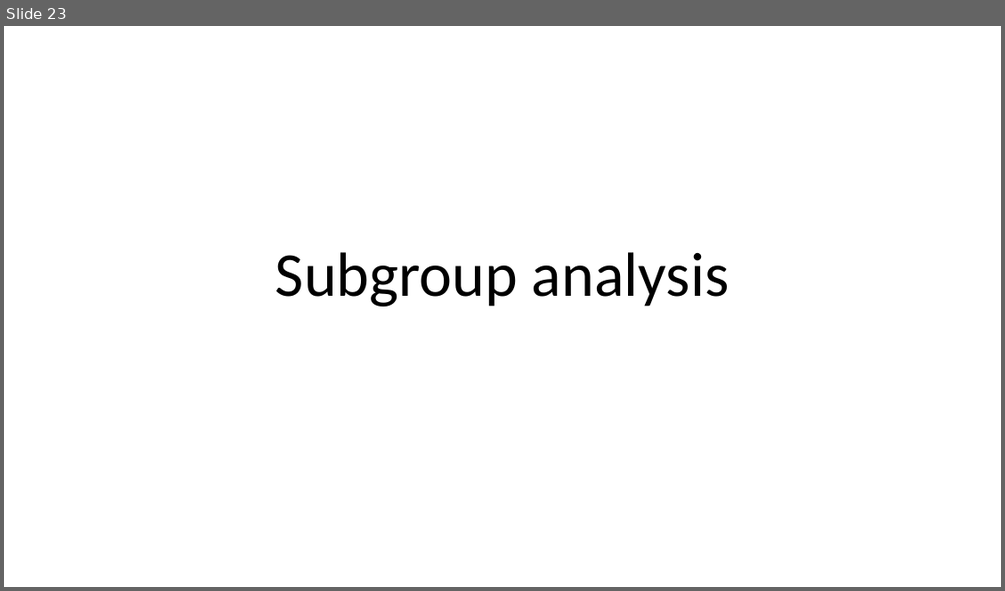
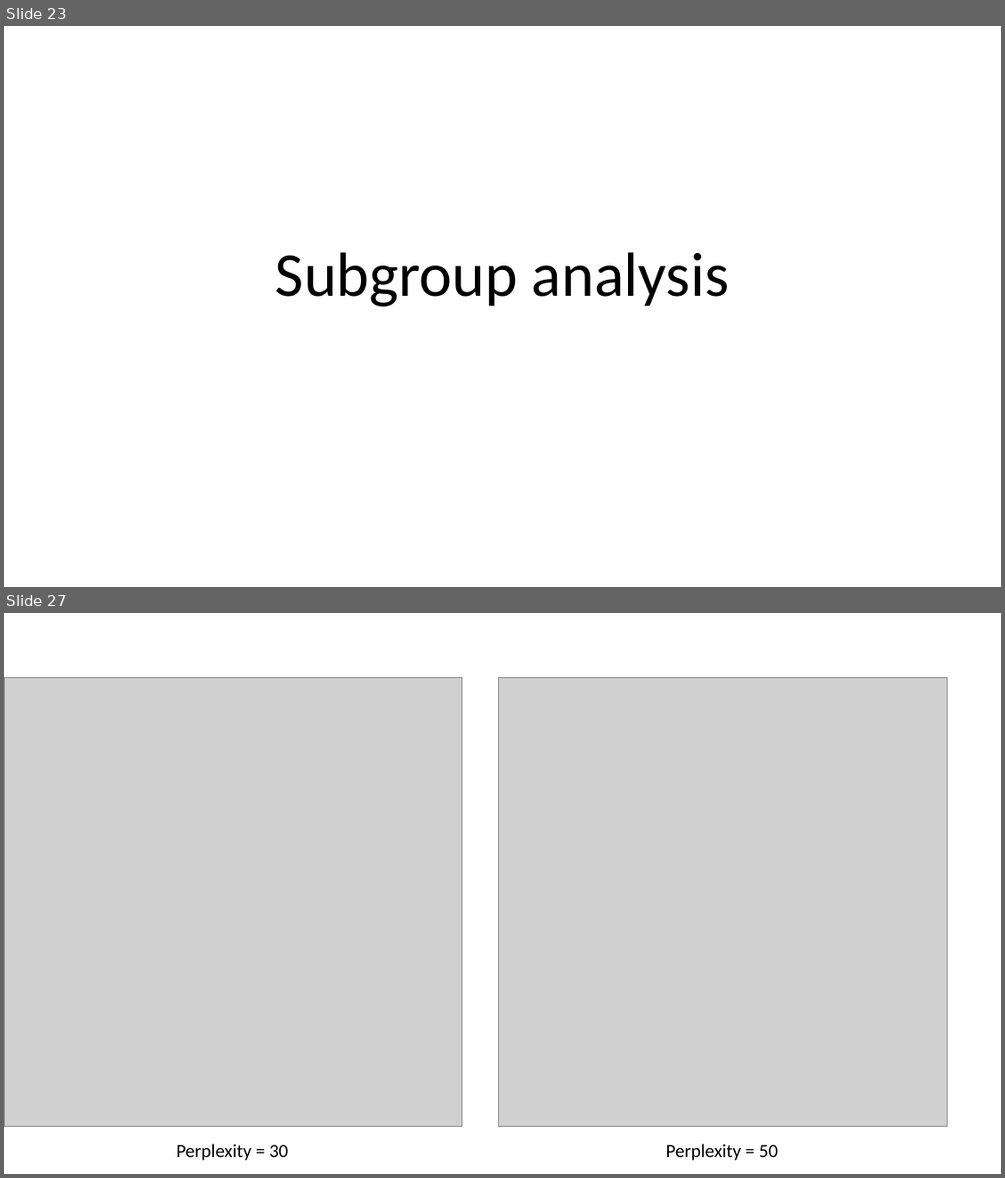
Before and after one commit to CIAT-DAPA/gap_analysis_landraces, a slide deck: landraces_classification/classification_algorithms/Landrace_Gap_Analysis-results.pptx. Shown one above the other, each under a label of ours: slide 23 before the commit, slides 23 and 27 after it; the slides between them are not shown. The pictures are 1005x591 and 1005x1178 pixels, drawn with LibreOffice and Linux fonts; fonts in the diff are those of the drawing; grey boxes stand for pictures. Boxes give left, top, right and bottom in pixels: in the first picture for what was removed or moved away, otherwise in the second. Text is boxed around its words. In the diff, an @@ line names an element or a change of style, - is before the commit and + after.

```diff
--- a/landraces_classification/classification_algorithms/Landrace_Gap_Analysis-results.pptx
+++ b/landraces_classification/classification_algorithms/Landrace_Gap_Analysis-results.pptx
@@ slide 27 added at (4, 613, 1001, 1174), background #FFFFFF @@
@@ picture added at (4, 677, 462, 1126) @@
@@ picture added at (498, 677, 947, 1126) @@
@@ text added at (177, 1143, 288, 1160), 18 pt, text #000000 @@
+Perplexity = 30
@@ text added at (666, 1143, 777, 1160), 18 pt, text #000000 @@
+Perplexity = 50
```
Also in this commit, not shown: 4 other slides added, 2 other files.
